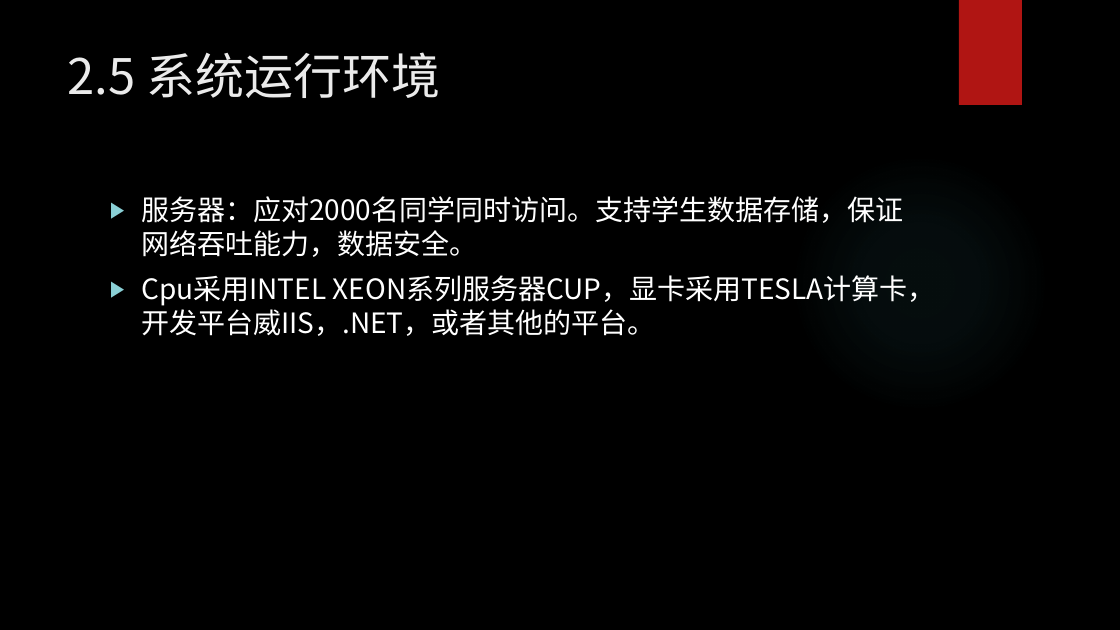
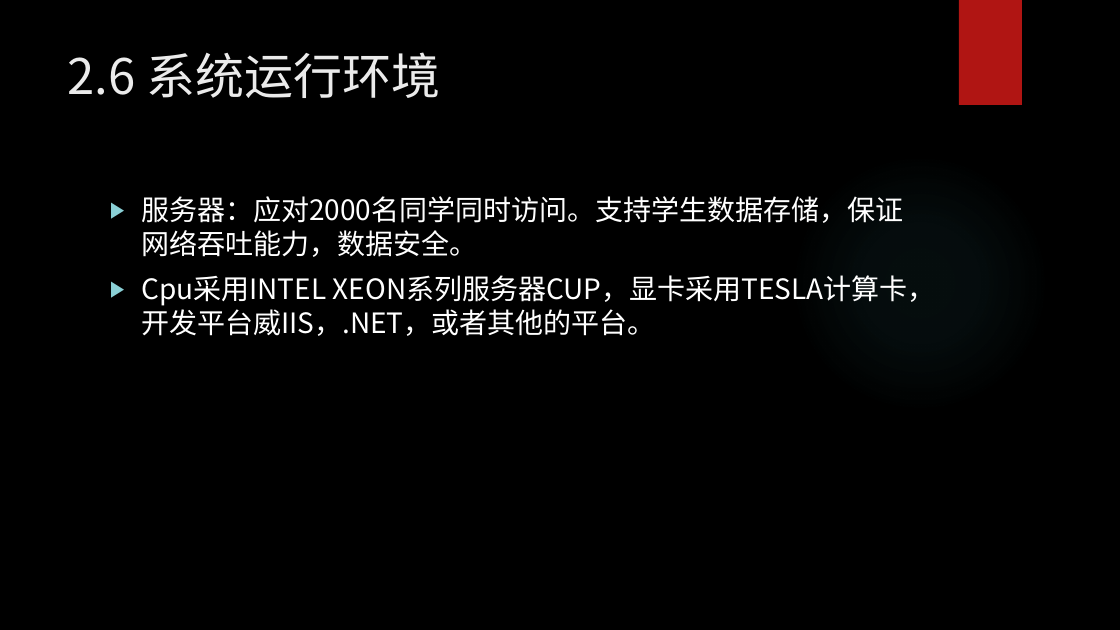
Before and after one commit to woncat/PRD2017, a slide deck: slide 15 of PRD-2017-G25-需求工程计划PPTV0.2.pptx. Drawn at 1120x630 pixels with LibreOffice and Linux fonts; fonts in the diff are those of the drawing; background and template pictures are left out. Boxes give left, top, right and bottom in pixels: in the first picture for what was removed or moved away, otherwise in the second. Text is boxed around its words. In the diff, an @@ line names an element or a change of style, - is before the commit and + after.

```diff
--- a/PRD-2017-G25-需求工程计划PPTV0.2.pptx
+++ b/PRD-2017-G25-需求工程计划PPTV0.2.pptx
@@ title at [68, 52, 441, 98]: text changed @@
-2.5 系统运行环境
+2.6 系统运行环境
```
Also in this commit, not shown: 6 other slides changed, 2 slides added, 1 slide removed, 2 other files.
